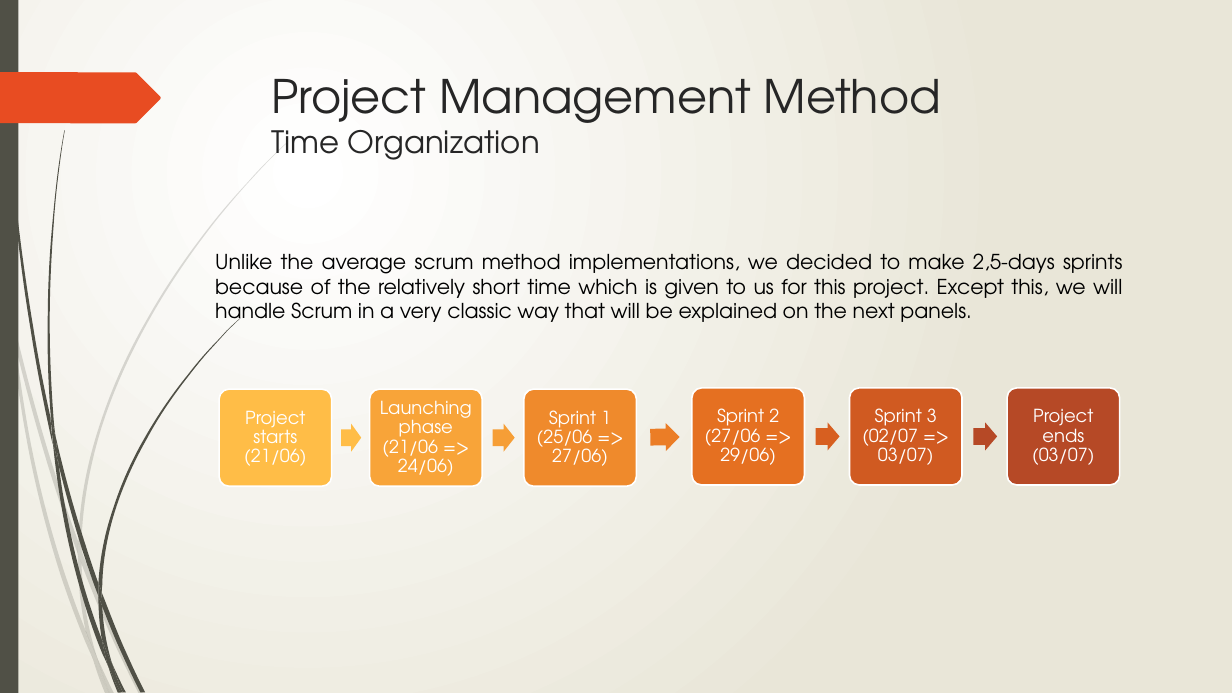
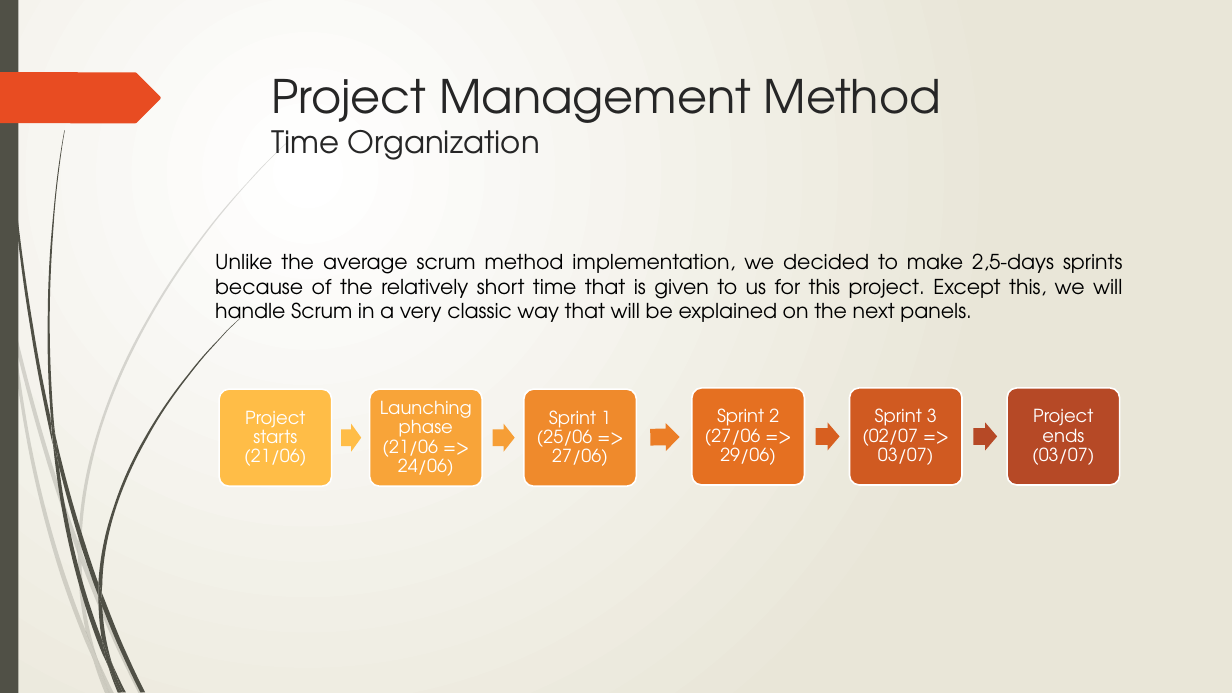
Before and after one commit to Toulouse-Exia-A4/AtlantisToulouseUML, a slide deck: slide 5 of ProjectManagement/Project Management.pptx. Drawn at 1232x693 pixels with LibreOffice and Linux fonts; fonts in the diff are those of the drawing. Boxes give left, top, right and bottom in pixels: in the first picture for what was removed or moved away, otherwise in the second. Text is boxed around its words. In the diff, an @@ line names an element or a change of style, - is before the commit and + after.

```diff
--- a/ProjectManagement/Project Management.pptx
+++ b/ProjectManagement/Project Management.pptx
@@ text at box(215, 253, 1122, 328): text changed @@
-Unlike the average scrum method implementations, we decided to make 2,5-days sprints because of the relatively short time which is given to us for this project. Except this, we will handle Scrum in a very classic way that will be explained on the next panels.
+Unlike the average scrum method implementation, we decided to make 2,5-days sprints because of the relatively short time that is given to us for this project. Except this, we will handle Scrum in a very classic way that will be explained on the next panels.
```
Also in this commit, not shown: 6 other slides changed.
